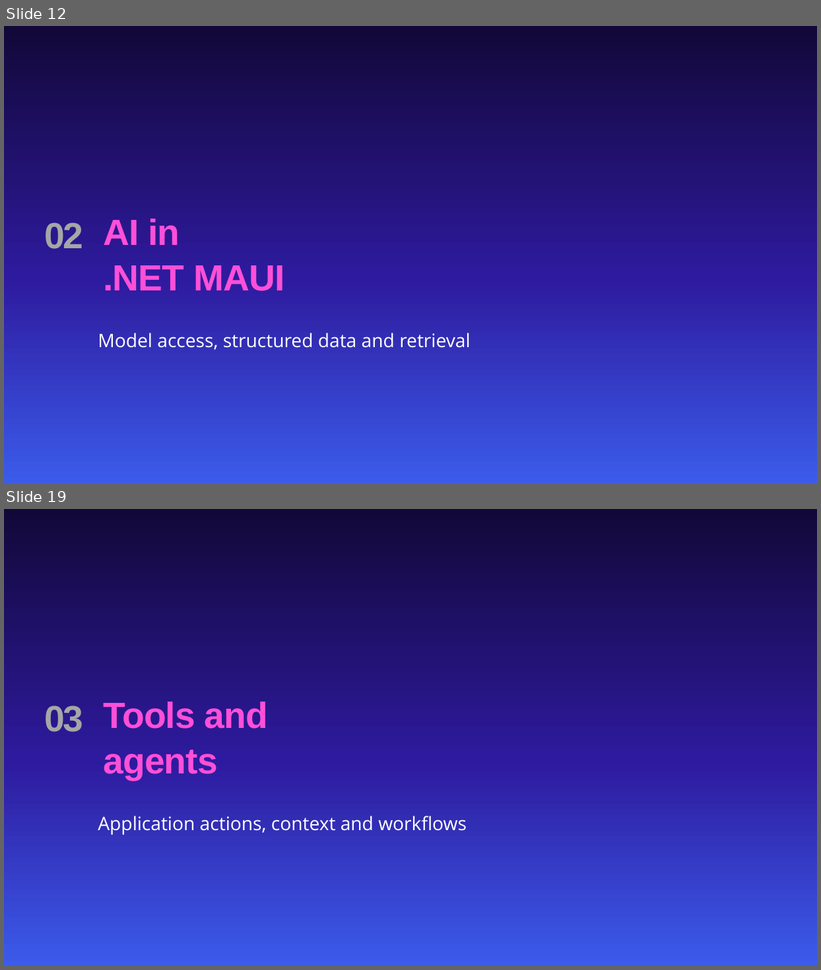
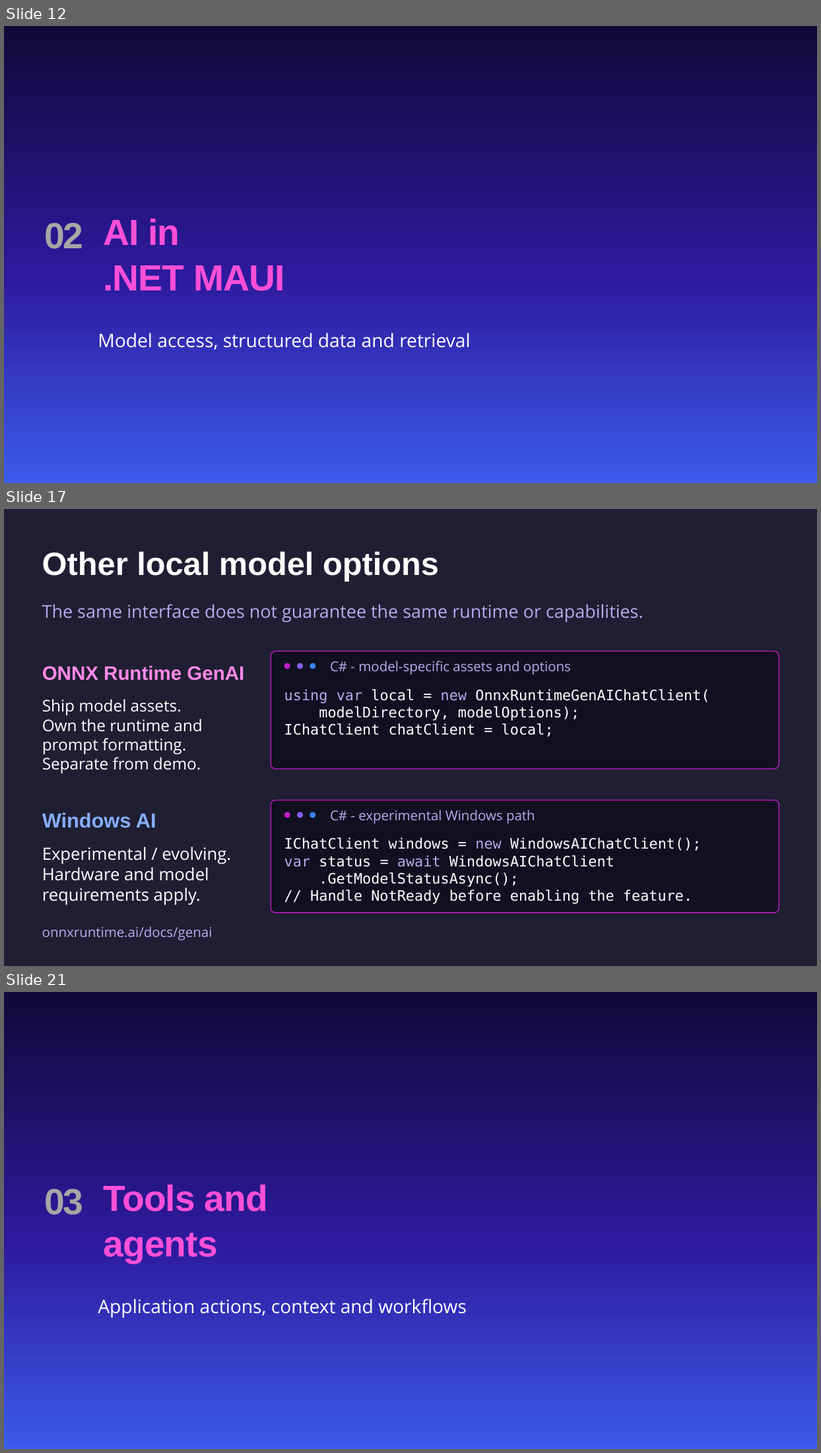
Before and after one commit to mattleibow/dotnetconf2026, a slide deck: slides.pptx. Shown one above the other, each under a label of ours: slides 12 and 19 before the commit, slides 12, 17 and 21 after it; the slides between them are not shown. The pictures are 821x970 and 821x1453 pixels, drawn with LibreOffice and Linux fonts; fonts in the diff are those of the drawing; background and template pictures are left out. Boxes give left, top, right and bottom in pixels: in the first picture for what was removed or moved away, otherwise in the second. Text is boxed around its words. In the diff, an @@ line names an element or a change of style, - is before the commit and + after.

```diff
--- a/slides.pptx
+++ b/slides.pptx
@@ slide 17 added at bbox=[4, 509, 817, 966], background #1F1E32 @@
@@ text added at bbox=[42, 551, 439, 581], 38 pt, text #FFFFFF, bold @@
+Other local model options
@@ text added at bbox=[42, 604, 644, 623], 21 pt, text #B9AAEE @@
+The same interface does not guarantee the same runtime or capabilities.
@@ text added at bbox=[42, 665, 244, 681], 23 pt, text #FF89E7, bold @@
+ONNX Runtime GenAI
@@ rounded rectangle added at bbox=[271, 651, 780, 769], fill #111020, outline #512BD4 1 pt @@
@@ ellipse added at bbox=[284, 663, 290, 669], fill #C21DC6 @@
@@ ellipse added at bbox=[298, 663, 304, 669], fill #8B5CF6 @@
@@ ellipse added at bbox=[310, 663, 316, 669], fill #3B82F6 @@
@@ text added at bbox=[330, 661, 571, 675], 16 pt, text #B9AAEE @@
+C# - model-specific assets and options
@@ text added at bbox=[42, 699, 202, 774], 19 pt, text #FFFFFF @@
+Ship model assets.
+Own the runtime and
+prompt formatting.
+Separate from demo.
@@ text added at bbox=[284, 689, 710, 737], 17 pt, text #FFFFFF @@
+using var local = new OnnxRuntimeGenAIChatClient(
+modelDirectory, modelOptions);
+IChatClient chatClient = local;
@@ rounded rectangle added at bbox=[271, 801, 780, 914], fill #111020, outline #512BD4 1 pt @@
@@ text added at bbox=[42, 813, 156, 828], 24 pt, text #86AEFF, bold @@
+Windows AI
@@ ellipse added at bbox=[284, 812, 290, 819], fill #C21DC6 @@
@@ ellipse added at bbox=[298, 812, 304, 819], fill #8B5CF6 @@
@@ ellipse added at bbox=[310, 812, 316, 819], fill #3B82F6 @@
@@ text added at bbox=[330, 810, 535, 824], 16 pt, text #B9AAEE @@
+C# - experimental Windows path
@@ text added at bbox=[284, 838, 702, 904], 17 pt, text #FFFFFF @@
+IChatClient windows = new WindowsAIChatClient();
+var status = await WindowsAIChatClient
+.GetModelStatusAsync();
+// Handle NotReady before enabling the feature.
@@ text added at bbox=[42, 847, 231, 905], 20 pt, text #FFFFFF @@
+Experimental / evolving.
+Hardware and model requirements apply.
@@ text added at bbox=[42, 927, 213, 941], 16 pt, text #B9AAEE @@
+onnxruntime.ai/docs/genai
@@ what was slide 19 is now slide 21 @@
```
Also in this commit, not shown: 25 slides changed, 4 other slides added, 3 slides removed.
